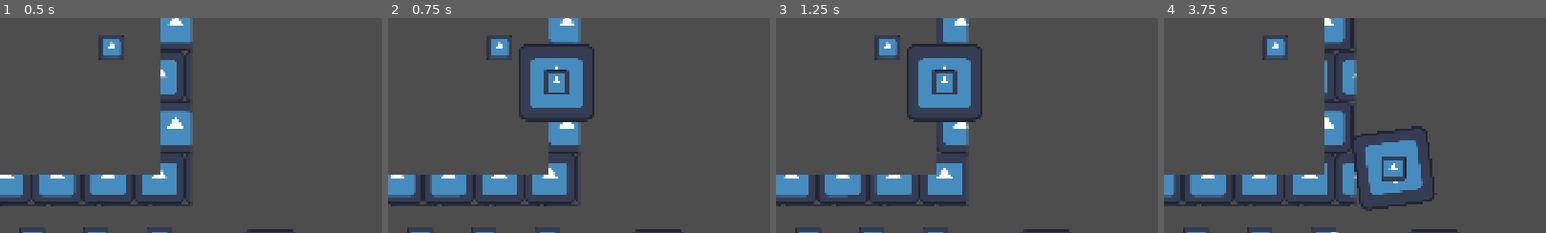
Above: before the commit, frames 1-4 (left to right).
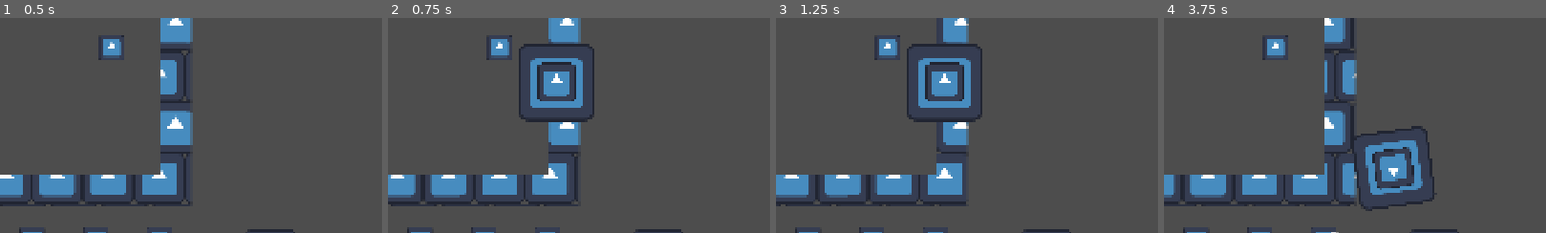
Above: after the commit, the same moments.

Repository: packapunchgames/RicoGame
Game: Godot game, scene res://ScenesAndScripts/main.tscn
The game is run twice, just before and just after one commit, with the same random seed, the same clock (stepped at 60 frames per second) and the same inputs. The engine's default icon, where the game draws it, is replaced by a stand-in: a white triangle on a blue panel in a dark square.
Inputs (mouse positions are % of the whole screen's width and height, from its top left):
- Up to frame 1 (0.5 s): no input
- Up to frame 2 (0.75 s): move the mouse to (72, 45) at 0.52 s; press the mouse at (72, 45) at 0.53 s
- Up to frame 3 (1.25 s): no input
- Up to frame 4 (3.75 s): move the mouse to (30, 55) at 1.27 s; release the mouse at (30, 55) at 1.28 s; click (30, 55) at 1.35 s; move the mouse to (60, 28) at 2.02 s; hold H 2.03-2.78 s; click (60, 28) at 2.3 s; move the mouse to (45, 70) at 2.77 s; click (45, 70) at 2.85 s; move the mouse to (80, 65) at 3.52 s; press the mouse at (80, 65) at 3.53 s
The pictures show only the part of the screen within x 50-100%, y 30-80%; the shares and areas given below are measured in that part.

Frame 1 is identical in both runs. In frame 2, 1.4% of the frame differs, in the area x 39-50%, y 20-39%; in frame 3, 1.4%; in frame 4, 1.4%.

Commit message:
added joystick stiffness

Diff:
--- a/ScenesAndScripts/Components/InputHandler.gd
+++ b/ScenesAndScripts/Components/InputHandler.gd
@@ -6,12 +6,13 @@
 @export var cancel_range : float = 100.0
 @export var cancel_zoom : float = 1.5
 @export var offset_divisor : int = 10
+@export var follower_offset_divisor : int = 2
+@export var stiffness : int = 2
 @export var scale_divisor : int = 2500
-@export var follower_smooth_speed : int = 10
 
 @onready var start_pos: Marker2D = $StartPos
 @onready var stayer: Sprite2D = $StartPos/Stayer
-@onready var follower: Sprite2D = $Follower
+@onready var follower: Sprite2D = $StartPos/Stayer/Follower
 
 var distance : float
 
@@ -20,7 +21,7 @@
 
 func _input(_event: InputEvent) -> void:
 	if !ball.hasShot:
-		var mousePos := sub_viewport_container.get_local_mouse_position()
+		var mousePos := sub_viewport_container.get_global_mouse_position()
 		if Input.is_action_just_pressed("press"):
 			ball.hasStarted = true
 			ball.initPos = mousePos
@@ -35,9 +36,9 @@
 
 			handle_joystick(mousePos)
 		elif Input.is_action_just_released("press") and ball.hasStarted:
-			stayer.hide()
-			follower.hide()
+			start_pos.hide()
 			ball.hasStarted = false
+			ball.last_force_check = 0
 
 			if distance > cancel_range:
 				ball.hasShot = true
@@ -52,16 +53,14 @@
 
 
 func handle_joystick(mousePos : Vector2) -> void:
-	follower.position = follower.position.lerp(mousePos, follower_smooth_speed * get_physics_process_delta_time())
+	stayer.look_at(mousePos)
+	stayer.offset.x = sqrt(distance) * stiffness / offset_divisor
+	follower.offset.x = sqrt(distance) * stiffness / follower_offset_divisor
 
-	stayer.look_at(mousePos)
-	stayer.offset.x = distance / offset_divisor
-	follower.position = mousePos
-	if distance < cancel_range:
+	if ball.force < cancel_range:
 		stayer.scale = Vector2.ONE * cancel_zoom
 	else:
 		var size : Vector2 = Vector2(1 - distance / scale_divisor, 1 - distance / scale_divisor)
 		size = clamp(size, Vector2.ONE * 0.5, Vector2.ONE)
 		stayer.scale = size
-	stayer.show()
-	follower.show()
+	start_pos.show()
--- a/ScenesAndScripts/GameElements/ball.gd
+++ b/ScenesAndScripts/GameElements/ball.gd
@@ -19,13 +19,15 @@
 var collision : KinematicCollision2D
 
 var last_force_check : int = 0
-var difference : int = 125
+var difference : int = 100
 var force : float:
 	set(x):
+		var force_diff : int = abs(round(force - last_force_check))
 		force = clamp(x, 0, topForce)
-		if abs(round(force - last_force_check)) >= difference:
-			Settings.vibrate(5, 10)
+		if force_diff >= difference:
+			Settings.vibrate(5, 25)
 			last_force_check = snapped(x, difference)
+			last_force_check = clamp(last_force_check, 0, topForce)
 
 @onready var trail_line: Line2D = $TrailLine
 
--- a/ScenesAndScripts/main.tscn
+++ b/ScenesAndScripts/main.tscn
@@ -45,18 +45,17 @@
 [node name="InputHandler" type="Node" parent="." node_paths=PackedStringArray("sub_viewport_container")]
 script = ExtResource("2_glhd3")
 sub_viewport_container = NodePath("../SubViewportContainer")
+cancel_range = 200.0
 offset_divisor = 5
+stiffness = 20
 scale_divisor = 10000
-follower_smooth_speed = 1
 
 [node name="StartPos" type="Marker2D" parent="InputHandler"]
-position = Vector2(500, 600)
+visible = false
 
 [node name="Stayer" type="Sprite2D" parent="InputHandler/StartPos"]
-visible = false
 texture = ExtResource("3_f6nm2")
 
-[node name="Follower" type="Sprite2D" parent="InputHandler"]
-visible = false
+[node name="Follower" type="Sprite2D" parent="InputHandler/StartPos/Stayer"]
 scale = Vector2(0.5, 0.5)
 texture = ExtResource("3_f6nm2")
